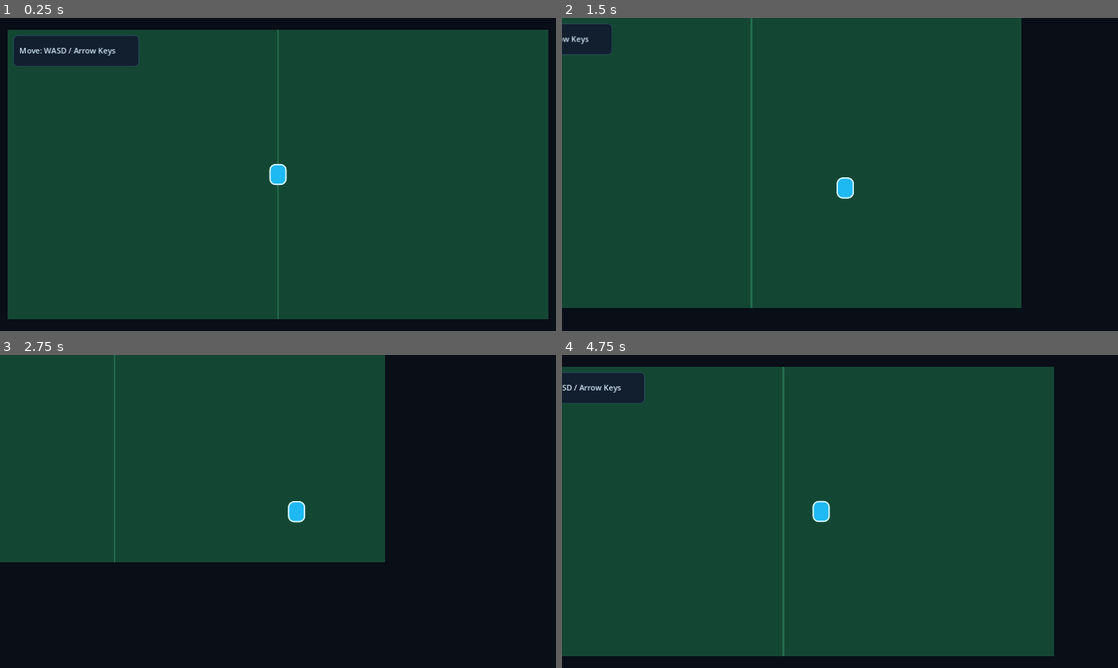
Above: before the commit, frames 1-4 (two rows, left to right).
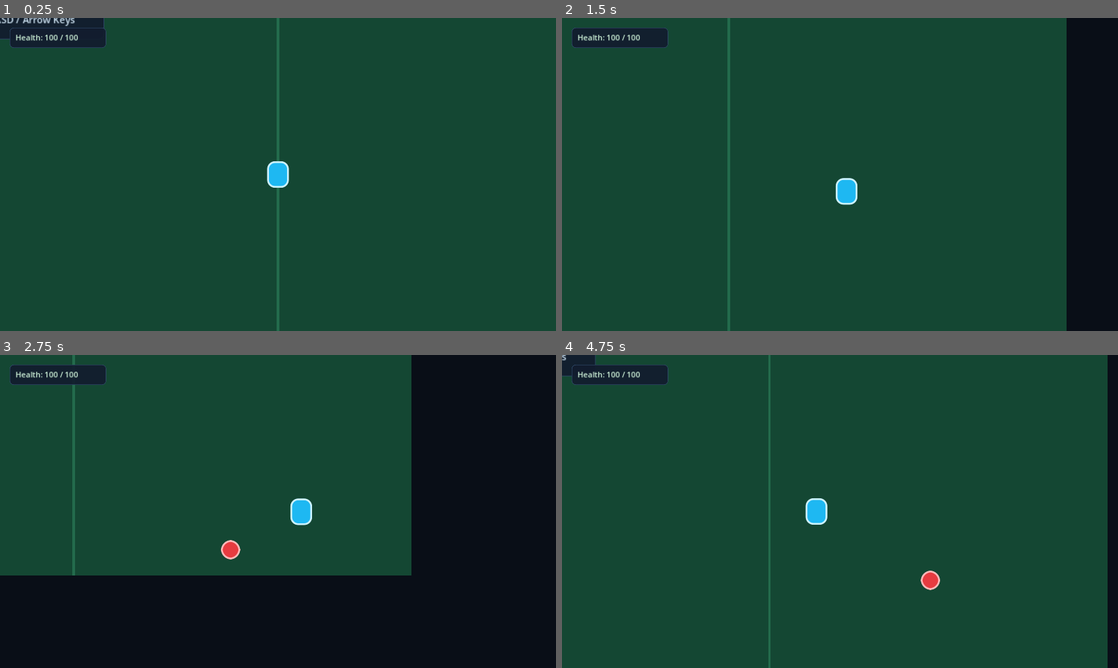
Above: after the commit, the same moments.

Repository: bulmaspanties/Football-Survivation
Game: Godot game, scene res://scenes/Main.tscn
The game is run twice, just before and just after one commit, with the same random seed, the same clock (stepped at 60 frames per second) and the same inputs.
Inputs:
- Up to frame 1 (0.25 s): no input
- Up to frame 2 (1.5 s): tap Enter at 0.5 s; hold D (move_right) 0.53-1.28 s; hold S (move_down) from 1.28 s (still down)
- Up to frame 3 (2.75 s): release S (move_down) at 2.03 s; hold D (move_right) from 2.03 s (still down)
- Up to frame 4 (4.75 s): release D (move_right) at 2.78 s; hold W (move_up) 2.78-3.53 s; hold A (move_left) from 3.53 s (still down)

The runs differ from the first frame. In frame 1, 12% of the frame differs, in the area x 0-100%, y 0-100%; in frame 2, 16%; in frame 3, 8.2%; in frame 4, 19%, in the area x 0-99%, y 0-100%.

Commit message:
Add enemy survival loop
Co-authored-by: Copilot App <223556219+Copilot@users.noreply.github.com>

Diff:
--- /dev/null
+++ b/scenes/Enemy.tscn
@@ -0,0 +1,34 @@
+[gd_scene load_steps=4 format=3]
+
+[ext_resource type="Script" path="res://scripts/enemy.gd" id="1_enemy"]
+
+[sub_resource type="CircleShape2D" id="CircleShape2D_enemy"]
+radius = 16.0
+
+[sub_resource type="StyleBoxFlat" id="StyleBoxFlat_enemy"]
+bg_color = Color(0.9, 0.23, 0.25, 1)
+border_width_left = 3
+border_width_top = 3
+border_width_right = 3
+border_width_bottom = 3
+border_color = Color(1, 0.72, 0.72, 1)
+corner_radius_top_left = 16
+corner_radius_top_right = 16
+corner_radius_bottom_right = 16
+corner_radius_bottom_left = 16
+
+[node name="Enemy" type="CharacterBody2D"]
+collision_layer = 2
+collision_mask = 1
+script = ExtResource("1_enemy")
+
+[node name="CollisionShape2D" type="CollisionShape2D" parent="."]
+shape = SubResource("CircleShape2D_enemy")
+
+[node name="Visual" type="Panel" parent="."]
+offset_left = -16.0
+offset_top = -16.0
+offset_right = 16.0
+offset_bottom = 16.0
+mouse_filter = 2
+theme_override_styles/panel = SubResource("StyleBoxFlat_enemy")
--- a/scenes/Main.tscn
+++ b/scenes/Main.tscn
@@ -1,6 +1,9 @@
-[gd_scene load_steps=5 format=3]
+[gd_scene load_steps=9 format=3]
 
 [ext_resource type="PackedScene" path="res://scenes/Player.tscn" id="1_player"]
+[ext_resource type="PackedScene" path="res://scenes/Enemy.tscn" id="2_enemy"]
+[ext_resource type="Script" path="res://scripts/enemy_spawner.gd" id="3_spawner"]
+[ext_resource type="Script" path="res://scripts/main.gd" id="4_main"]
 
 [sub_resource type="RectangleShape2D" id="RectangleShape2D_horizontal"]
 size = Vector2(1120, 24)
@@ -20,7 +23,20 @@
 corner_radius_bottom_right = 8
 corner_radius_bottom_left = 8
 
+[sub_resource type="StyleBoxFlat" id="StyleBoxFlat_game_over"]
+bg_color = Color(0.18, 0.04, 0.05, 0.94)
+border_width_left = 2
+border_width_top = 2
+border_width_right = 2
+border_width_bottom = 2
+border_color = Color(0.95, 0.3, 0.3, 1)
+corner_radius_top_left = 10
+corner_radius_top_right = 10
+corner_radius_bottom_right = 10
+corner_radius_bottom_left = 10
+
 [node name="Main" type="Node2D"]
+script = ExtResource("4_main")
 
 [node name="Arena" type="Node2D" parent="."]
 
@@ -59,6 +75,10 @@
 [node name="Player" parent="." instance=ExtResource("1_player")]
 position = Vector2(0, 0)
 
+[node name="EnemySpawner" type="Node2D" parent="."]
+script = ExtResource("3_spawner")
+enemy_scene = ExtResource("2_enemy")
+
 [node name="Instructions" type="Panel" parent="."]
 offset_left = -548.0
 offset_top = -288.0
@@ -75,3 +95,41 @@
 theme_override_colors/font_color = Color(0.82, 0.9, 0.96, 1)
 text = "Move: WASD / Arrow Keys"
 vertical_alignment = 1
+
+[node name="HUD" type="CanvasLayer" parent="."]
+
+[node name="HealthPanel" type="Panel" parent="HUD"]
+offset_left = 20.0
+offset_top = 20.0
+offset_right = 220.0
+offset_bottom = 62.0
+mouse_filter = 2
+theme_override_styles/panel = SubResource("StyleBoxFlat_info")
+
+[node name="HealthLabel" type="Label" parent="HUD/HealthPanel"]
+offset_left = 12.0
+offset_top = 8.0
+offset_right = 188.0
+offset_bottom = 34.0
+theme_override_colors/font_color = Color(0.82, 0.96, 0.86, 1)
+text = "Health: 100 / 100"
+vertical_alignment = 1
+
+[node name="GameOverPanel" type="Panel" parent="HUD"]
+visible = false
+offset_left = 426.0
+offset_top = 258.0
+offset_right = 726.0
+offset_bottom = 390.0
+mouse_filter = 2
+theme_override_styles/panel = SubResource("StyleBoxFlat_game_over")
+
+[node name="Label" type="Label" parent="HUD/GameOverPanel"]
+offset_left = 20.0
+offset_top = 20.0
+offset_right = 280.0
+offset_bottom = 112.0
+theme_override_colors/font_color = Color(1, 0.86, 0.86, 1)
+text = "GAME OVER\nThe arena got you."
+horizontal_alignment = 1
+vertical_alignment = 1
--- a/scenes/Player.tscn
+++ b/scenes/Player.tscn
@@ -19,6 +19,8 @@
 corner_radius_bottom_left = 12
 
 [node name="Player" type="CharacterBody2D"]
+collision_layer = 1
+collision_mask = 3
 script = ExtResource("1_player")
 
 [node name="CollisionShape2D" type="CollisionShape2D" parent="."]
@@ -33,5 +35,6 @@
 theme_override_styles/panel = SubResource("StyleBoxFlat_player")
 
 [node name="Camera2D" type="Camera2D" parent="."]
+zoom = Vector2(1.25, 1.25)
 position_smoothing_enabled = true
 position_smoothing_speed = 6.0
--- /dev/null
+++ b/scripts/enemy.gd
@@ -0,0 +1,38 @@
+class_name Enemy
+extends CharacterBody2D
+
+@export var speed := 90.0
+@export var max_health := 30.0
+@export var contact_damage := 10.0
+@export var contact_range := 34.0
+@export var contact_cooldown := 0.8
+
+var health := max_health
+var _contact_cooldown_remaining := 0.0
+var _target: Player
+
+func _ready() -> void:
+	health = max_health
+
+func _physics_process(delta: float) -> void:
+	_contact_cooldown_remaining = maxf(_contact_cooldown_remaining - delta, 0.0)
+	if not is_instance_valid(_target):
+		_target = get_tree().get_first_node_in_group("player") as Player
+	if not is_instance_valid(_target) or _target.health <= 0.0:
+		velocity = Vector2.ZERO
+		return
+
+	var direction := global_position.direction_to(_target.global_position)
+	velocity = direction * speed
+	move_and_slide()
+	if global_position.distance_to(_target.global_position) <= contact_range:
+		if _contact_cooldown_remaining <= 0.0:
+			_target.take_damage(contact_damage)
+			_contact_cooldown_remaining = contact_cooldown
+
+func take_damage(amount: float) -> void:
+	if amount <= 0.0:
+		return
+	health = maxf(health - amount, 0.0)
+	if health <= 0.0:
+		queue_free()
--- /dev/null
+++ b/scripts/enemy_spawner.gd
@@ -0,0 +1,44 @@
+class_name EnemySpawner
+extends Node2D
+
+@export var enemy_scene: PackedScene
+@export var spawn_interval := 2.5
+@export var max_enemies := 12
+@export var spawn_x := 520.0
+@export var spawn_y := 270.0
+
+var _spawn_timer := 0.0
+
+func _ready() -> void:
+	_spawn_timer = spawn_interval
+
+func _process(delta: float) -> void:
+	_spawn_timer -= delta
+	if _spawn_timer > 0.0:
+		return
+	_spawn_timer = spawn_interval
+	if get_tree().get_nodes_in_group("enemy").size() >= max_enemies:
+		return
+	_spawn_enemy()
+
+func _spawn_enemy() -> void:
+	if enemy_scene == null:
+		return
+	var enemy := enemy_scene.instantiate() as Enemy
+	if enemy == null:
+		return
+	enemy.position = _perimeter_position()
+	enemy.add_to_group("enemy")
+	get_parent().add_child(enemy)
+
+func _perimeter_position() -> Vector2:
+	var edge := randi() % 4
+	match edge:
+		0:
+			return Vector2(randf_range(-spawn_x, spawn_x), -spawn_y)
+		1:
+			return Vector2(randf_range(-spawn_x, spawn_x), spawn_y)
+		2:
+			return Vector2(-spawn_x, randf_range(-spawn_y, spawn_y))
+		_:
+			return Vector2(spawn_x, randf_range(-spawn_y, spawn_y))
--- /dev/null
+++ b/scripts/main.gd
@@ -0,0 +1,16 @@
+extends Node2D
+
+@onready var player: Player = $Player
+@onready var health_label: Label = $HUD/HealthPanel/HealthLabel
+@onready var game_over_panel: Panel = $HUD/GameOverPanel
+
+func _ready() -> void:
+	player.health_changed.connect(_on_player_health_changed)
+	player.died.connect(_on_player_died)
+
+func _on_player_health_changed(current_health: float, maximum_health: float) -> void:
+	health_label.text = "Health: %d / %d" % [current_health, maximum_health]
+
+func _on_player_died() -> void:
+	$EnemySpawner.set_process(false)
+	game_over_panel.visible = true
--- a/scripts/player.gd
+++ b/scripts/player.gd
@@ -2,8 +2,33 @@
 extends CharacterBody2D
 
 @export var speed := 260.0
+@export var max_health := 100.0
+@export var damage_cooldown := 0.45
 
-func _physics_process(_delta: float) -> void:
+signal health_changed(current_health: float, maximum_health: float)
+signal died
+
+var health := max_health
+var _damage_cooldown_remaining := 0.0
+
+func _ready() -> void:
+	add_to_group("player")
+	health = max_health
+	health_changed.emit(health, max_health)
+
+func _physics_process(delta: float) -> void:
+	_damage_cooldown_remaining = maxf(_damage_cooldown_remaining - delta, 0.0)
 	var input_vector := Input.get_vector("move_left", "move_right", "move_up", "move_down")
 	velocity = input_vector * speed
 	move_and_slide()
+
+func take_damage(amount: float) -> void:
+	if amount <= 0.0 or _damage_cooldown_remaining > 0.0 or health <= 0.0:
+		return
+	_damage_cooldown_remaining = damage_cooldown
+	health = maxf(health - amount, 0.0)
+	health_changed.emit(health, max_health)
+	if health <= 0.0:
+		velocity = Vector2.ZERO
+		set_physics_process(false)
+		died.emit()
Not shown, changed: README.md
